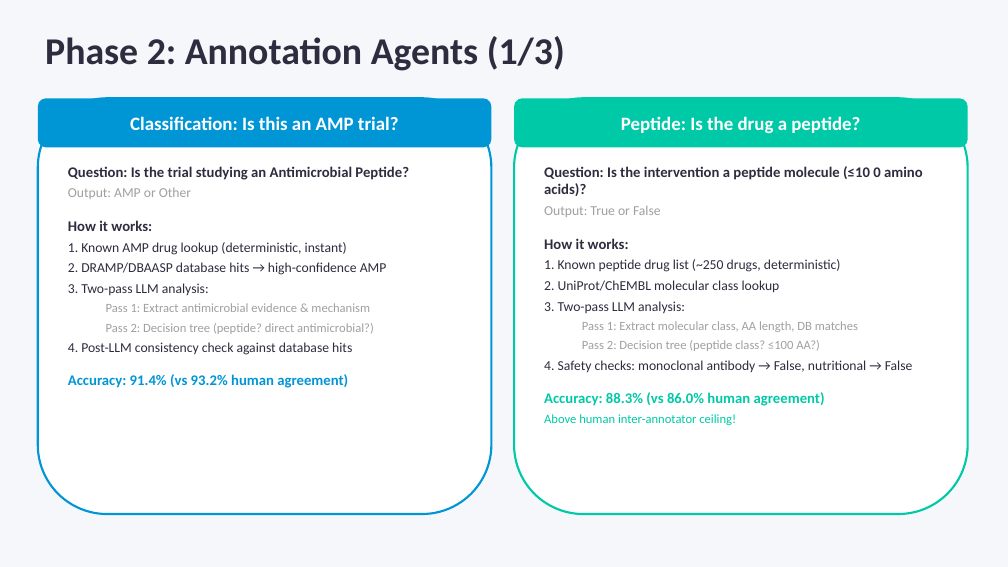
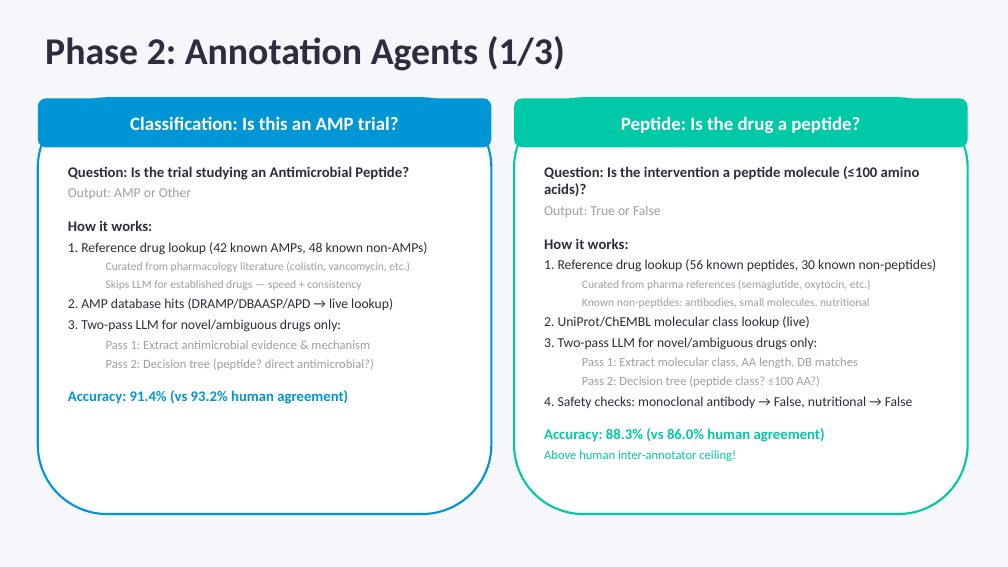
Before and after one commit to emilyyzhangg/AMP_LLMs, a slide deck: slide 5 of amp_llm_v3/standalone modules/agent_annotate/docs/Agent_Annotate_Architecture.pptx (slide 4 before the commit). Drawn at 1008x567 pixels with LibreOffice and Linux fonts; fonts in the diff are those of the drawing. Boxes give left, top, right and bottom in pixels: in the first picture for what was removed or moved away, otherwise in the second. Text is boxed around its words. In the diff, an @@ line names an element or a change of style, - is before the commit and + after.

Commit message:
docs: updated presentation — deterministic-first architecture slide

```diff
--- a/amp_llm_v3/standalone modules/agent_annotate/docs/Agent_Annotate_Architecture.pptx
+++ b/amp_llm_v3/standalone modules/agent_annotate/docs/Agent_Annotate_Architecture.pptx
@@ text at (x1=544, y1=166, x2=920, y2=196): spaces changed @@
-Question: Is the intervention a peptide molecule (≤10 0 amino acids)?
+Question: Is the intervention a peptide molecule (≤100 amino acids)?
@@ text at (x1=68, y1=242, x2=427, y2=332): text changed @@
-1. Known AMP drug lookup (deterministic, instant)
-2. DRAMP/DBAASP database hits → high-confidence AMP
-3. Two-pass LLM analysis:
+1. Reference drug lookup (42 known AMPs, 48 known non-AMPs)
+  Curated from pharmacology literature (colistin, vancomycin, etc.)
+  Skips LLM for established drugs — speed + consistency
+2. AMP database hits (DRAMP/DBAASP/APD → live lookup)
+3. Two-pass LLM for novel/ambiguous drugs only:
@@ text at (x1=544, y1=259, x2=937, y2=350): text changed @@
-1. Known peptide drug list (~250 drugs, deterministic)
-2. UniProt/ChEMBL molecular class lookup
-3. Two-pass LLM analysis:
+1. Reference drug lookup (56 known peptides, 30 known non-peptides)
+  Curated from pharma references (semaglutide, oxytocin, etc.)
+  Known non-peptides: antibodies, small molecules, nutritional
+2. UniProt/ChEMBL molecular class lookup (live)
+3. Two-pass LLM for novel/ambiguous drugs only:
@@ text at (x1=68, y1=342, x2=352, y2=355): paragraph removed @@
-4. Post-LLM consistency check against database hits
```
Also in this commit, not shown: 1 slide added.
